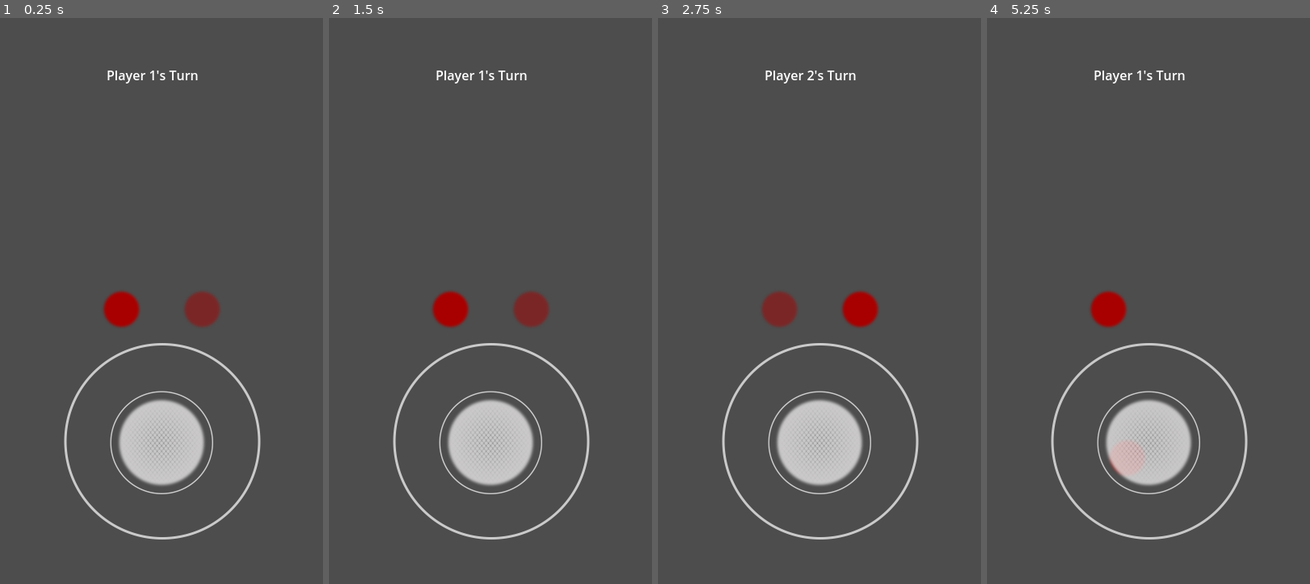
Above: before the commit, frames 1-4 (left to right).
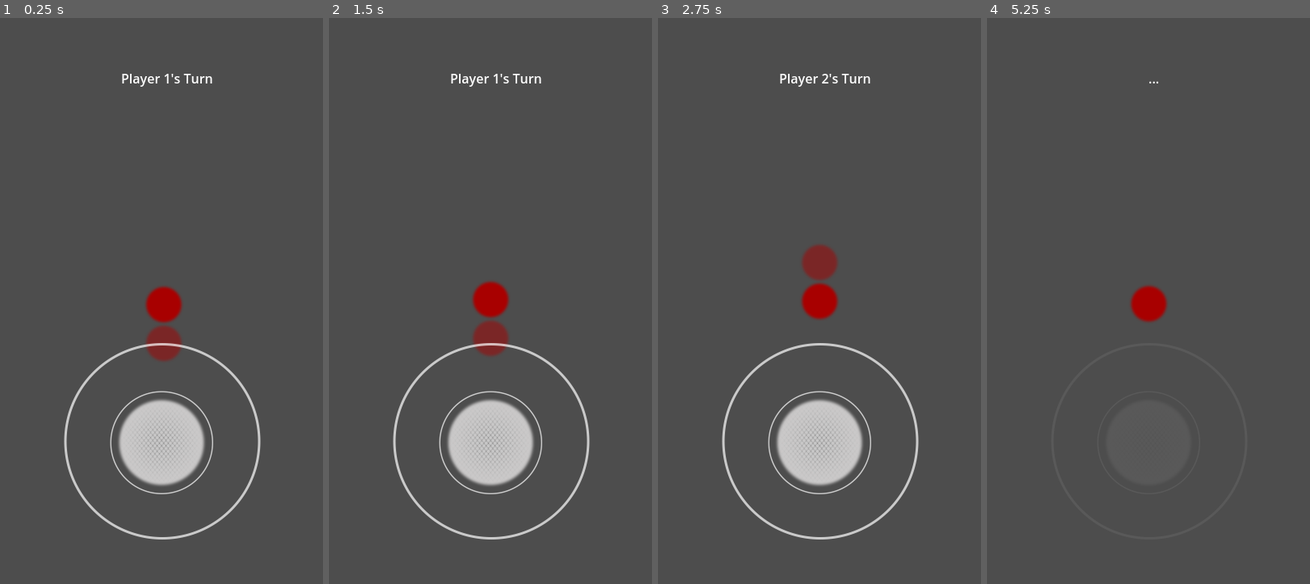
Above: after the commit, the same moments.

Repository: DeogenesMaranan/BallRace
Game: Godot game, scene res://main.tscn
The game is run twice, just before and just after one commit, with the same random seed, the same clock (stepped at 60 frames per second) and the same inputs.
Inputs (mouse positions are in pixels of both pictures, inside the frame that each line leads up to):
- Up to frame 1 (0.25 s): no input
- Up to frame 2 (1.5 s): click (490, 442) at 0.5 s; click (490, 442) at 1.25 s
- Up to frame 3 (2.75 s): click (819, 442) at 2 s
- Up to frame 4 (5.25 s): tap Enter at 2.75 s; move the mouse to (1219, 272) at 2.77 s; move the mouse to (1083, 329) at 3.52 s; move the mouse to (1180, 176) at 4.27 s; move the mouse to (1132, 414) at 5.02 s

The runs differ from the first frame. In frame 1, 2.5% of the frame differs, in the area x 32-68%, y 9-61%; in frame 2, 2.5%; in frame 3, 2.5%; in frame 4, 5.8%, in the area x 19-81%, y 9-93%.

Commit message:
Prepare for World Generation

Diff:
--- a/Components/player.gd
+++ b/Components/player.gd
@@ -1,13 +1,15 @@
 extends RigidBody2D
 
-const SPEED = 2000.0
-const FRICTION = 0.97
+const SPEED = 3000.0
+const FRICTION = 0.99
 const BALL_RADIUS = 16.0
 const MIN_SEPARATION = 1.1
 const STOP_THRESHOLD = 5.0
 const FORCE_MULTIPLIER = 1.5
 
 func _ready() -> void:
+	position.x = get_parent().get_viewport().size.x
+	position.y = get_parent().get_viewport().size.y
 	gravity_scale = 0
 	linear_damp = 1.0
 	var physics_material = PhysicsMaterial.new()
--- a/Helper/turnManager.gd
+++ b/Helper/turnManager.gd
@@ -1,4 +1,4 @@
-extends Node
+extends Node2D
 
 signal turn_switched(current_player: RigidBody2D)
 
@@ -6,18 +6,25 @@
 @onready var joystick: Node2D = $"../HUD/BotCenter/Joystick"
 @onready var turn_label: Label = $"../HUD/TopCenter/CurrentPlayer"
 @onready var current_player: RigidBody2D = players[0]
+@onready var camera: Camera2D = $"../View"
 
 var tween: Tween
 
 func _ready():
-	_update_turn_label()
-	_highlight_current_player()
+	_update_ui()
+
+func _process(_delta: float):
+	if are_balls_moving():
+		turn_label.text = "..."
+		camera.position = get_moving_ball().position
+	else:
+		_update_ui()
+		camera.position = current_player.position
 
 func switch_turn():
 	current_player = players[(players.find(current_player) + 1) % players.size()]
 	emit_signal("turn_switched", current_player)
-	_update_turn_label()
-	_highlight_current_player()
+	_update_ui()
 
 func get_current_player() -> RigidBody2D:
 	return current_player
@@ -25,8 +32,12 @@
 func set_players(new_players: Array[RigidBody2D]):
 	players = new_players
 	current_player = players[0]
+	_update_ui()
+
+func _update_ui():
 	_update_turn_label()
 	_highlight_current_player()
+	_update_camera_focus()
 
 func _update_turn_label():
 	turn_label.text = "Player 1's Turn" if current_player == players[0] else "Player 2's Turn"
@@ -45,6 +56,9 @@
 func are_balls_moving() -> bool:
 	return players.any(func(p): return p.linear_velocity.length() > 5)
 
+func get_moving_ball() -> RigidBody2D:
+	return players.filter(func(p): return p.linear_velocity.length() > 5).front()
+
 func process_turn_state():
 	if are_balls_moving():
 		if joystick.is_joystick_enabled():
@@ -54,3 +68,7 @@
 		if not joystick.is_joystick_enabled():
 			start_fade(Color.WHITE)
 			joystick.set_enabled(true)
+
+func _update_camera_focus():
+	if camera:
+		camera.position = Vector2(camera.position.x, current_player.position.y)
--- a/Helper/wallGenerator.gd
+++ b/Helper/wallGenerator.gd
@@ -1,16 +1,16 @@
 extends Node2D
 
-@export var collision_margin: int = 10
+@export var collision_margin: int = 50
 @export var wall_color: Color = Color.RED
 
 func generate_walls(viewport_rect: Rect2):
-	var width = viewport_rect.size.x
-	var height = viewport_rect.size.y
+	var width = viewport_rect.size.x * 4
+	var height = viewport_rect.size.y * 4
 
-	_create_wall(Vector2(width / 2.0, -collision_margin / 2.0), width, collision_margin)
-	_create_wall(Vector2(width / 2.0, height + collision_margin / 2.0), width, collision_margin)
-	_create_wall(Vector2(-collision_margin / 2.0, height / 2.0), collision_margin, height)
-	_create_wall(Vector2(width + collision_margin / 2.0, height / 2.0), collision_margin, height)
+	_create_wall(Vector2(width / 2.0, -collision_margin / 2.0), width, collision_margin)  # Top
+	_create_wall(Vector2(width / 2.0, height + collision_margin / 2.0), width, collision_margin)  # Bottom
+	_create_wall(Vector2(-collision_margin / 2.0, height / 2.0), collision_margin, height)  # Left
+	_create_wall(Vector2(width + collision_margin / 2.0, height / 2.0), collision_margin, height)  # Right
 
 func _create_wall(target_position: Vector2, w: int, h: int):
 	var wall = StaticBody2D.new()
--- a/main.tscn
+++ b/main.tscn
@@ -16,14 +16,16 @@
 anchor_left = 0.5
 anchor_right = 0.5
 offset_left = -68.0
-offset_right = 68.0
-offset_bottom = 141.0
+offset_right = 82.0
+offset_bottom = 150.0
 grow_horizontal = 2
 
 [node name="CurrentPlayer" type="Label" parent="HUD/TopCenter"]
 layout_mode = 2
+size_flags_horizontal = 3
 horizontal_alignment = 1
 vertical_alignment = 1
+text_direction = 1
 
 [node name="BotCenter" type="HBoxContainer" parent="HUD"]
 anchors_preset = 7
@@ -47,8 +49,13 @@
 [node name="Player2" parent="." instance=ExtResource("2_jnai4")]
 position = Vector2(250, 360)
 
-[node name="TurnManager" type="Node" parent="."]
+[node name="TurnManager" type="Node2D" parent="."]
 script = ExtResource("4_68cpj")
 
 [node name="WallGenerator" type="Node2D" parent="."]
 script = ExtResource("5_pkqxn")
+
+[node name="View" type="Camera2D" parent="."]
+position = Vector2(203, 349)
+position_smoothing_enabled = true
+position_smoothing_speed = 15.0
